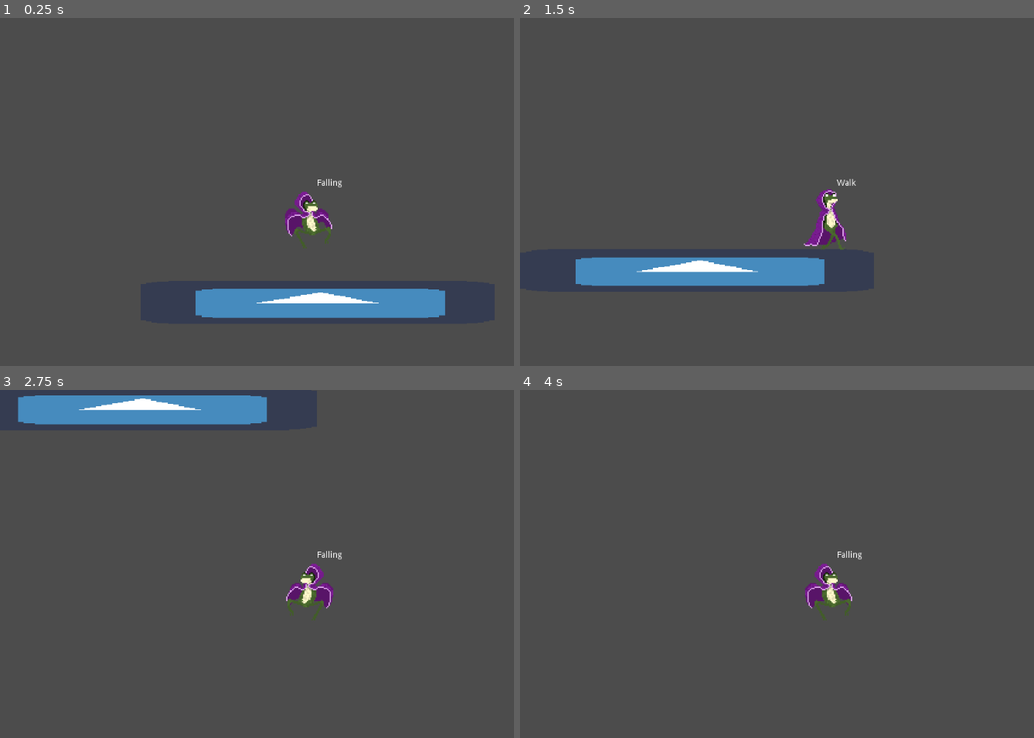
Above: before the commit, frames 1-4 (two rows, left to right).
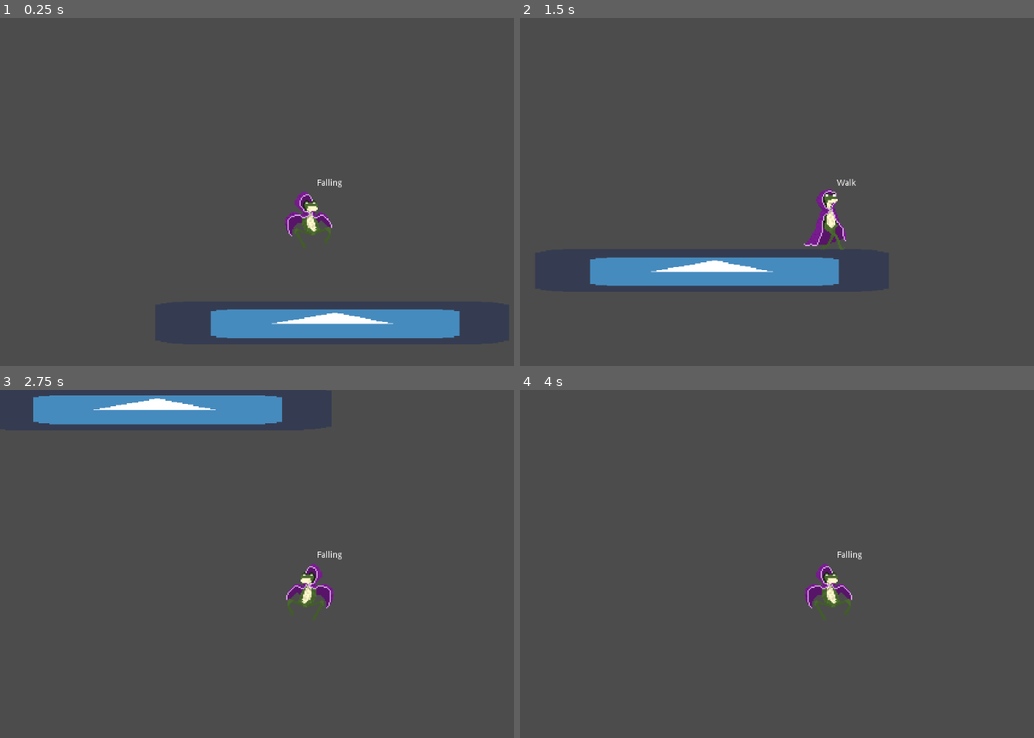
Above: after the commit, the same moments.

Repository: ZplaxAgogNonZeep/CharityFrogGame
Game: Godot game, scene res://TestScenes/TestScene.tscn
The game is run twice, just before and just after one commit, with the same random seed, the same clock (stepped at 60 frames per second) and the same inputs. The engine's default icon, where the game draws it, is replaced by a stand-in: a white triangle on a blue panel in a dark square.
Inputs:
- Up to frame 1 (0.25 s): no input
- Up to frame 2 (1.5 s): hold Right (Right) from 0.53 s (still down); tap Z (Jump) at 0.77 s
- Up to frame 3 (2.75 s): tap Z (Jump) at 1.52 s; release Right (Right) at 2.03 s; hold Left (Left) from 2.03 s (still down)
- Up to frame 4 (4 s): release Left (Left) at 2.78 s; hold Right (Right) from 2.78 s (still down); tap Z (Jump) at 3.02, 3.77 s

The runs differ from the first frame. In frame 1, 6.1% of the frame differs, in the area x 38-90%, y 54-92%; in frame 2, 0.7%; in frame 3, 0.9%; in frame 4, 0.2%.

Commit message:
Updated Falling Animation

Diff:
--- a/Revenge of the Kerromancer/TestScenes/TestScene.tscn
+++ b/Revenge of the Kerromancer/TestScenes/TestScene.tscn
@@ -44,56 +44,56 @@
 region = Rect2( 512, 0, 64, 64 )
 
 [sub_resource type="AtlasTexture" id=9]
-atlas = ExtResource( 11 )
+atlas = ExtResource( 2 )
 region = Rect2( 0, 0, 64, 64 )
 
 [sub_resource type="AtlasTexture" id=10]
-atlas = ExtResource( 11 )
+atlas = ExtResource( 2 )
 region = Rect2( 64, 0, 64, 64 )
 
 [sub_resource type="AtlasTexture" id=11]
-atlas = ExtResource( 11 )
+atlas = ExtResource( 2 )
 region = Rect2( 128, 0, 64, 64 )
 
 [sub_resource type="AtlasTexture" id=12]
-atlas = ExtResource( 11 )
+atlas = ExtResource( 2 )
 region = Rect2( 192, 0, 64, 64 )
 
 [sub_resource type="AtlasTexture" id=13]
-atlas = ExtResource( 11 )
+atlas = ExtResource( 2 )
 region = Rect2( 256, 0, 64, 64 )
 
 [sub_resource type="AtlasTexture" id=14]
-atlas = ExtResource( 11 )
+atlas = ExtResource( 2 )
 region = Rect2( 320, 0, 64, 64 )
 
 [sub_resource type="AtlasTexture" id=15]
 atlas = ExtResource( 2 )
+region = Rect2( 384, 0, 64, 64 )
+
+[sub_resource type="AtlasTexture" id=16]
+atlas = ExtResource( 11 )
 region = Rect2( 0, 0, 64, 64 )
 
-[sub_resource type="AtlasTexture" id=16]
-atlas = ExtResource( 2 )
+[sub_resource type="AtlasTexture" id=17]
+atlas = ExtResource( 11 )
 region = Rect2( 64, 0, 64, 64 )
 
-[sub_resource type="AtlasTexture" id=17]
-atlas = ExtResource( 2 )
+[sub_resource type="AtlasTexture" id=18]
+atlas = ExtResource( 11 )
 region = Rect2( 128, 0, 64, 64 )
 
-[sub_resource type="AtlasTexture" id=18]
-atlas = ExtResource( 2 )
+[sub_resource type="AtlasTexture" id=19]
+atlas = ExtResource( 11 )
 region = Rect2( 192, 0, 64, 64 )
 
-[sub_resource type="AtlasTexture" id=19]
-atlas = ExtResource( 2 )
+[sub_resource type="AtlasTexture" id=20]
+atlas = ExtResource( 11 )
 region = Rect2( 256, 0, 64, 64 )
 
-[sub_resource type="AtlasTexture" id=20]
-atlas = ExtResource( 2 )
+[sub_resource type="AtlasTexture" id=21]
+atlas = ExtResource( 11 )
 region = Rect2( 320, 0, 64, 64 )
-
-[sub_resource type="AtlasTexture" id=21]
-atlas = ExtResource( 2 )
-region = Rect2( 384, 0, 64, 64 )
 
 [sub_resource type="SpriteFrames" id=22]
 animations = [ {
@@ -102,7 +102,12 @@
 "name": "Idle",
 "speed": 10.0
 }, {
-"frames": [ SubResource( 9 ), SubResource( 10 ), SubResource( 11 ), SubResource( 12 ), SubResource( 13 ), SubResource( 14 ) ],
+"frames": [ SubResource( 9 ), SubResource( 10 ), SubResource( 11 ), SubResource( 12 ), SubResource( 13 ), SubResource( 14 ), SubResource( 15 ) ],
+"loop": true,
+"name": "Walk",
+"speed": 13.0
+}, {
+"frames": [ SubResource( 16 ), SubResource( 17 ), SubResource( 18 ), SubResource( 19 ), SubResource( 20 ), SubResource( 21 ) ],
 "loop": true,
 "name": "Falling",
 "speed": 15.0
@@ -111,11 +116,6 @@
 "loop": true,
 "name": "Jump",
 "speed": 5.0
-}, {
-"frames": [ SubResource( 15 ), SubResource( 16 ), SubResource( 17 ), SubResource( 18 ), SubResource( 19 ), SubResource( 20 ), SubResource( 21 ) ],
-"loop": true,
-"name": "Walk",
-"speed": 13.0
 } ]
 
 [sub_resource type="CapsuleShape2D" id=23]
@@ -137,7 +137,7 @@
 shape = SubResource( 1 )
 
 [node name="Kerromancer" type="KinematicBody2D" parent="."]
-position = Vector2( 536.332, 225.949 )
+position = Vector2( 512, 192 )
 script = ExtResource( 4 )
 __meta__ = {
 "_edit_group_": true
@@ -152,6 +152,7 @@
 scale = Vector2( 2, 2 )
 frames = SubResource( 22 )
 animation = "Falling"
+frame = 4
 playing = true
 
 [node name="CollisionShape2D" type="CollisionShape2D" parent="Kerromancer"]
Binary file changed: Revenge of the Kerromancer/SpriteSheets/Kerromancer/Kerromancer-Falling-Sheet.png
